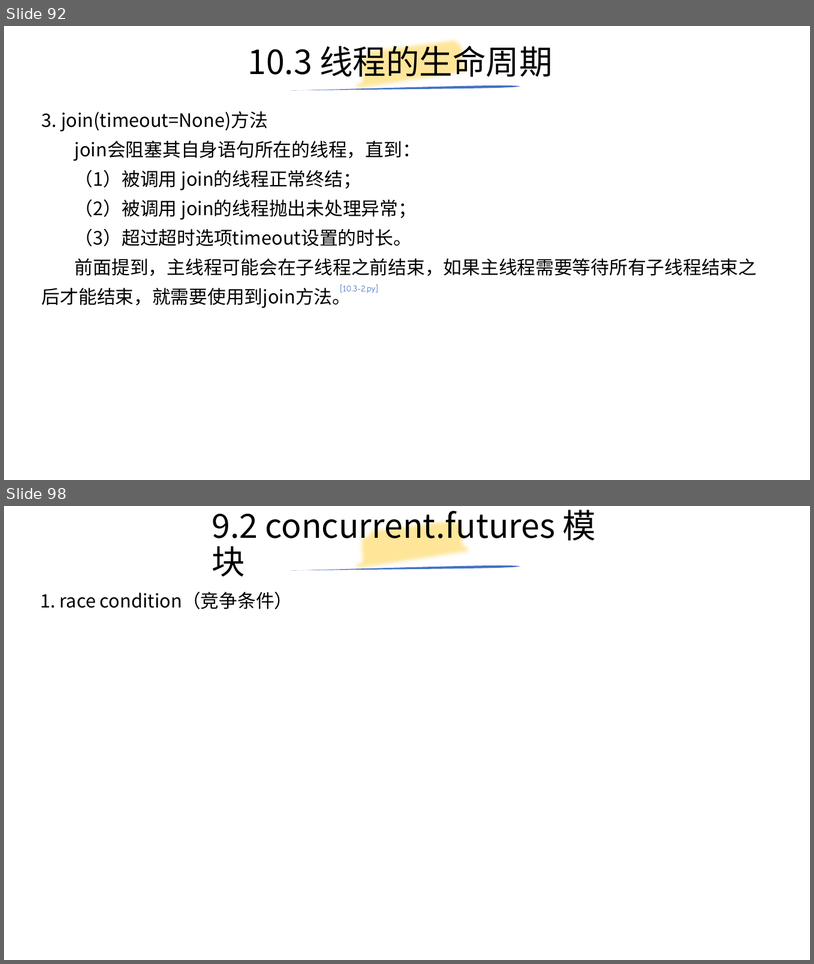
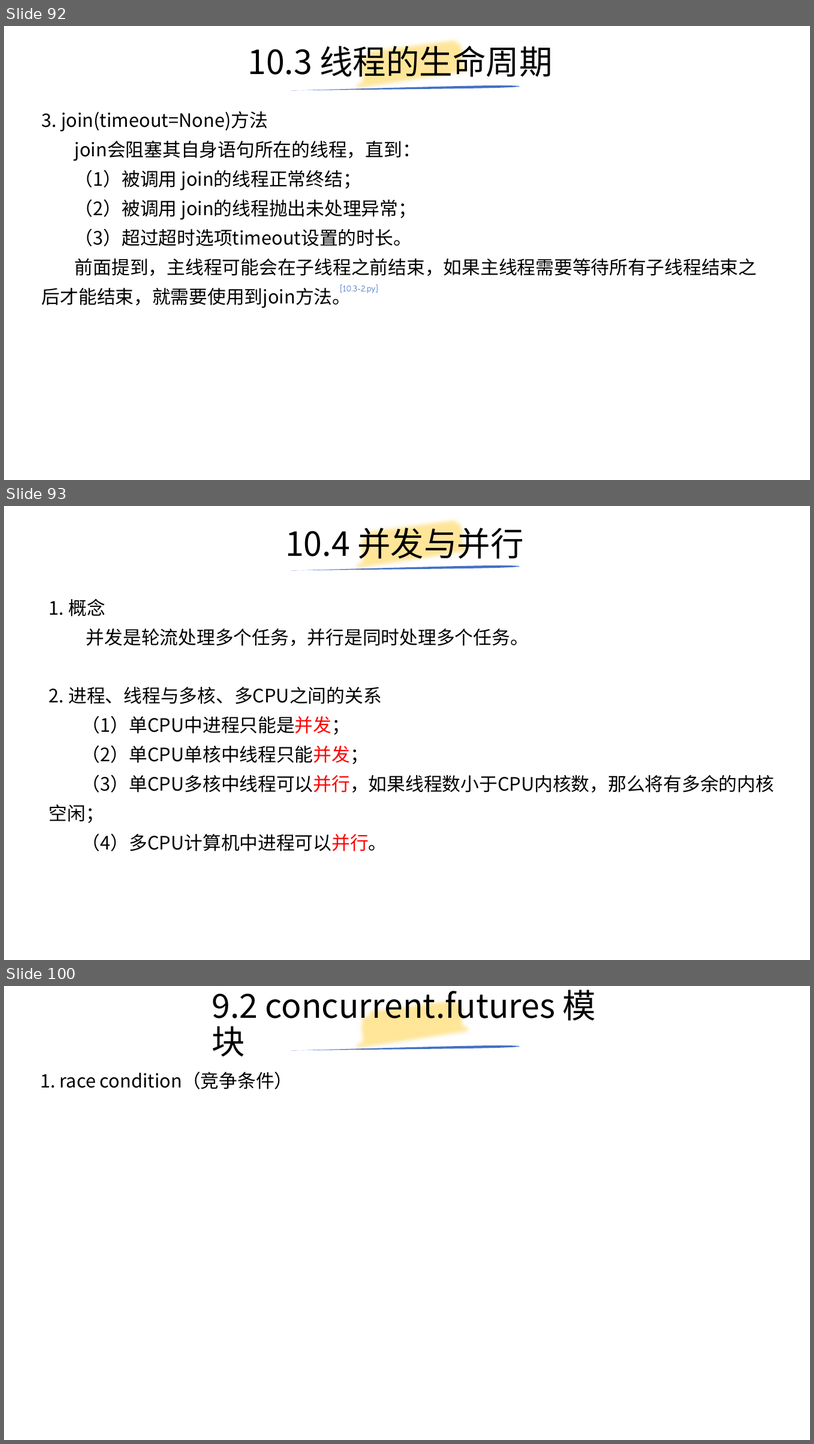
Before and after one commit to yiwenliu/CorePython, a slide deck: PPT/CorePython.pptx. Shown one above the other, each under a label of ours: slides 92 and 98 before the commit, slides 92, 93 and 100 after it; the slides between them are not shown. The pictures are 814x964 and 814x1444 pixels, drawn with LibreOffice and Linux fonts; fonts in the diff are those of the drawing. Boxes give left, top, right and bottom in pixels: in the first picture for what was removed or moved away, otherwise in the second. Text is boxed around its words. In the diff, an @@ line names an element or a change of style, - is before the commit and + after.

```diff
--- a/PPT/CorePython.pptx
+++ b/PPT/CorePython.pptx
@@ slide 93 added at (x1=4, y1=506, x2=810, y2=960), background #FFFFFF @@
@@ title added at (x1=285, y1=522, x2=524, y2=564), 39.6 pt, text #000000 @@
+10.4 并发与并行
@@ freeform shape added at (x1=353, y1=506, x2=476, y2=586), outline #FFE699 16 pt @@
@@ freeform shape added at (x1=291, y1=565, x2=520, y2=570), fill #4472C4 @@
@@ text added at (x1=49, y1=598, x2=529, y2=646), 22 pt, text #000000 @@
+1. 概念
+并发是轮流处理多个任务，并行是同时处理多个任务。
@@ text added at (x1=49, y1=687, x2=774, y2=851), 22 pt, text #000000 @@
+2. 进程、线程与多核、多CPU之间的关系
+（1）单CPU中进程只能是并发；
+（2）单CPU单核中线程只能并发；
+（3）单CPU多核中线程可以并行，如果线程数小于CPU内核数，那么将有多余的内核空闲；
+（4）多CPU计算机中进程可以并行。
@@ what was slide 98 is now slide 100 @@
```
Also in this commit, not shown: 5 slides changed, 1 other slide added, 3 slides removed, 4 other files.
